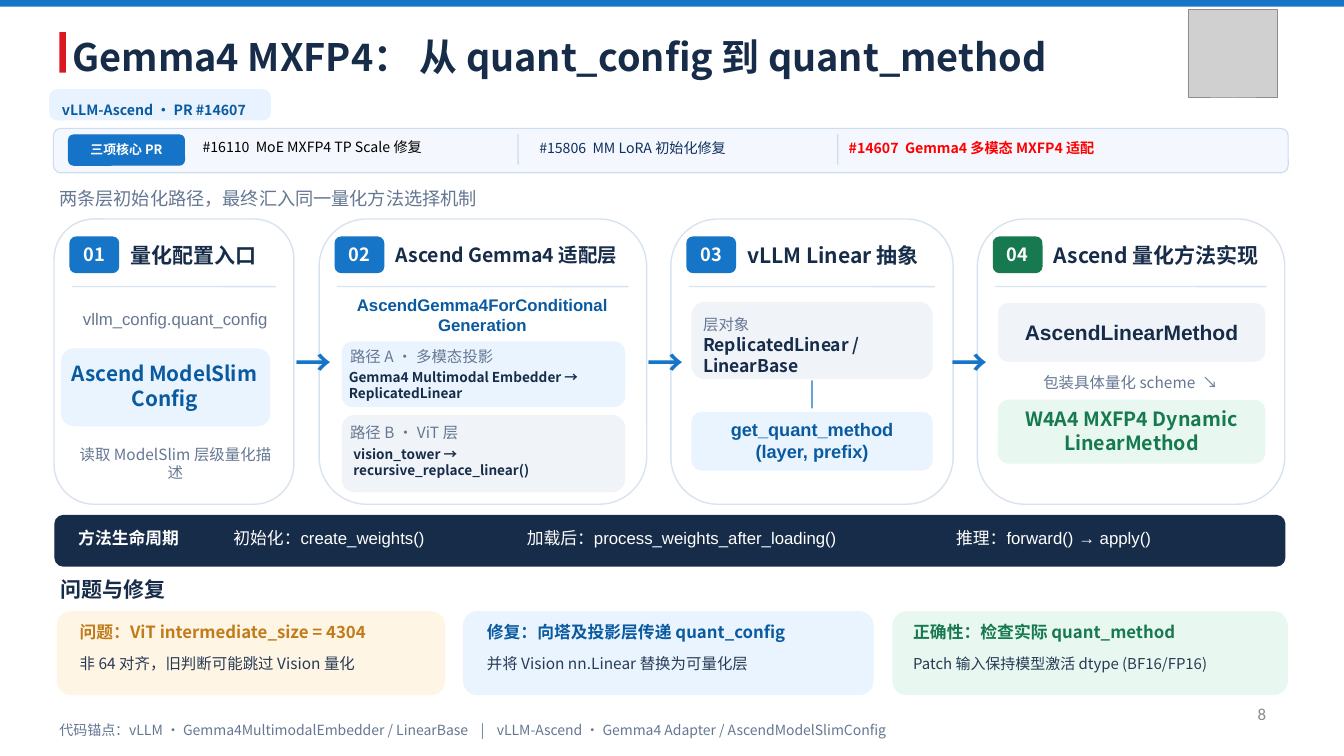
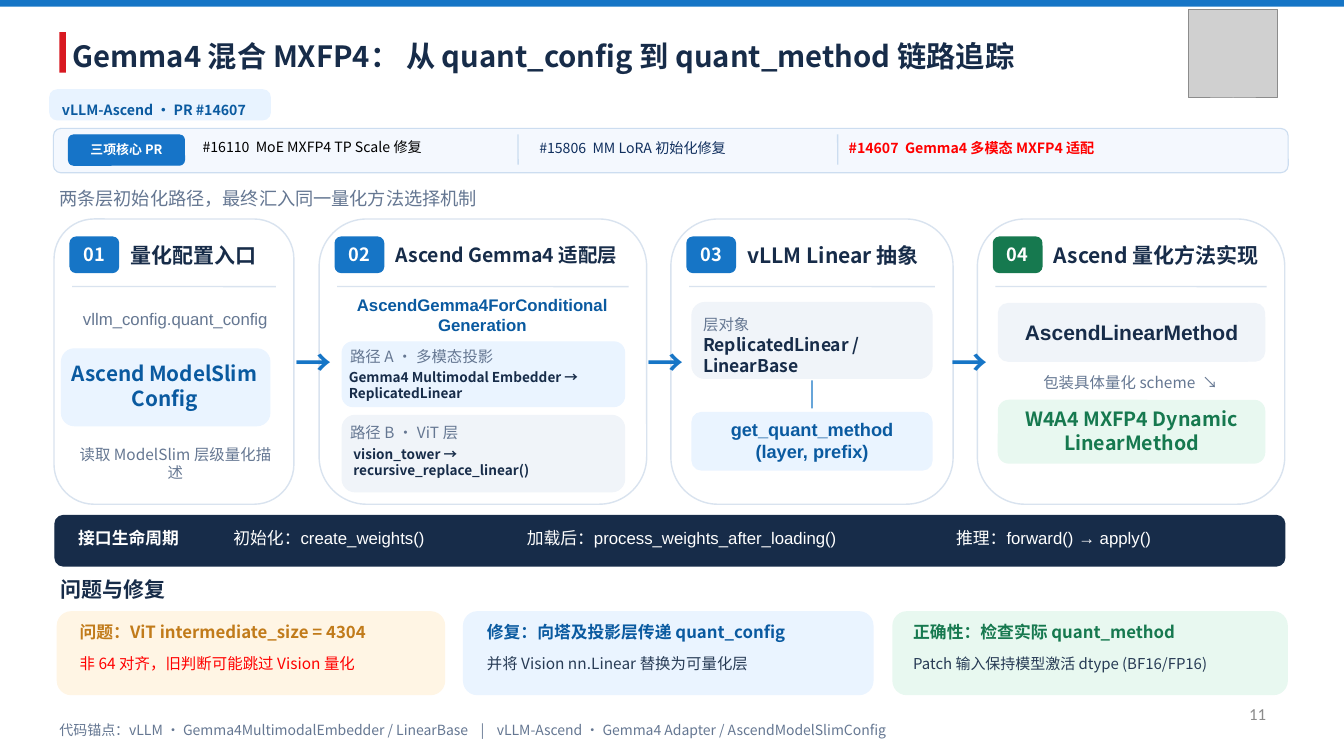
Before and after one commit to yzlbig/Picture-bed, a slide deck: slide 11 of 余志椋介绍 .pptx (slide 8 before the commit). Drawn at 1344x756 pixels with LibreOffice and Linux fonts; fonts in the diff are those of the drawing; grey boxes stand for pictures. Boxes give left, top, right and bottom in pixels: in the first picture for what was removed or moved away, otherwise in the second. Text is boxed around its words. In the diff, an @@ line names an element or a change of style, - is before the commit and + after.

```diff
--- a/余志椋介绍 .pptx
+++ b/余志椋介绍 .pptx
@@ text at box(73, 42, 1014, 74): text changed; size 27 to 20.9 pt @@
-Gemma4 MXFP4： 从 quant_config 到 quant_method
+Gemma4 混合 MXFP4： 从 quant_config 到 quant_method 链路追踪
@@ text at box(78, 529, 179, 546): text changed @@
-方法生命周期
+接口生命周期
@@ text "非 64 对齐，旧判断可能跳过 Vision 量化" at box(80, 656, 355, 671): text colour #273B55 to #FF0000 @@
@@ page number at box(1249, 709, 1266, 720): text changed @@
-8
+11
```
Also in this commit, not shown: 13 other slides changed, 7 slides added.
